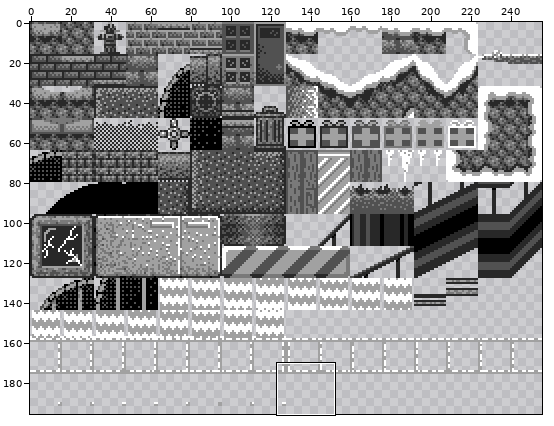
Sprite sheet -- resources/img/tilesets/urban.png. Above: a wide view before the commit, with the close-up outlined.
Close-up. First the earlier version:
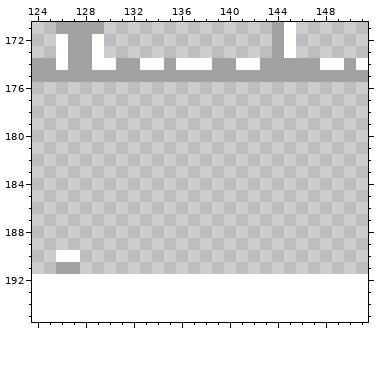
The file is 256x192 pixels. Shown: x 124..151, y 171..195. The old version is drawn lined up with the new one, on the new canvas. The wide view leaves out empty margins.
The same view after the edit:
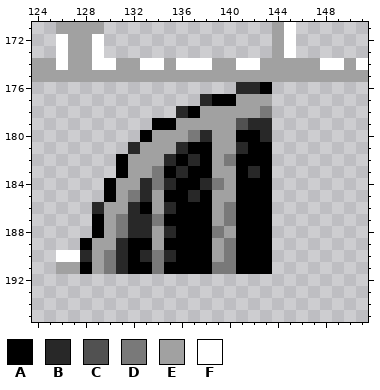
Palette (. is transparent): A #000000  B #282828  C #515151  D #797979  E #a1a1a1  F #ffffff
Changes in this commit:
canvas 256x192 -> 256x208
y 176: x 141..143 ... -> BBA
y 177: x 138..143 ...... -> BAAEEE
y 178: x 136..143 ........ -> BAEEEEED
y 179: x 134..143 .......... -> AAEEEEECBB
y 180: x 133..143 ........... -> AEEEDBEEAAB
y 181: x 132..143 ............ -> BEEEBAAEEBAA
y 182: x 131..143 ............. -> AEEEBABAEDAAA
y 183: x 131..143 ............. -> AEEDABAAEEABA
y 184: x 130..143 .............. -> AEEBDBAABDEAAA
y 185: x 130..143 .............. -> AEDBEAABAEEAAA
y 186: x 129..143 ............... -> BEEBAEBAAAEDAAA
y 187: x 129..143 ............... -> AEDBBDAAAAEDAAA
y 188: x 129..143 ............... -> AEDBBEBAAADEAAA
y 189: x 128..143 ................ -> AEEBAAEAAAAEDAAA
y 190: x 128..143 ................ -> BEDBABDBAAAEDAAA
y 191: x 128..143 ................ -> AEDBAADAAAADDAAA
Changed places in both close-ups, as pixel boxes (x1, y1, x2, y2):
added: (80, 82, 272, 274)
